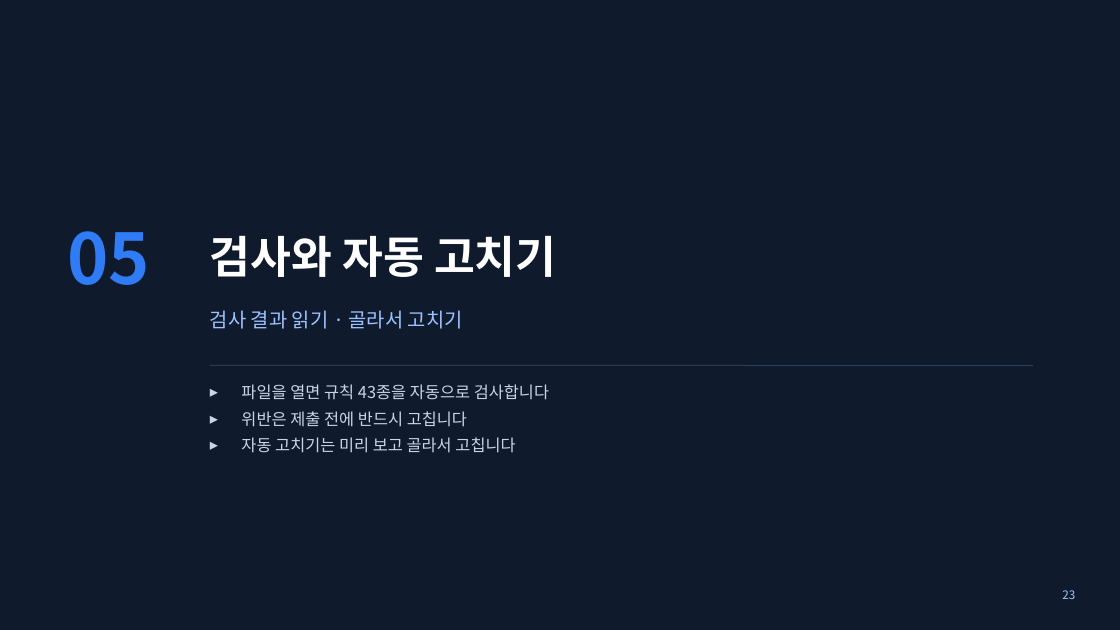
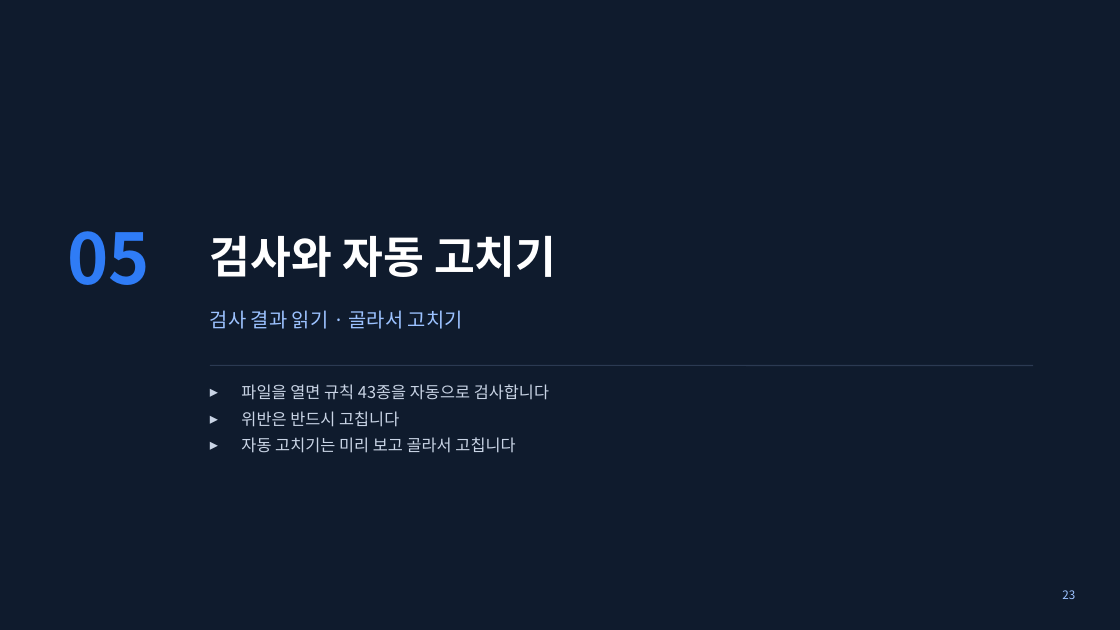
Before and after one commit to waceinc/vexplor-aas, a slide deck: slide 23 of VEXPLOR_AAS_Studio_user_manual.pptx. Drawn at 1120x630 pixels with LibreOffice and Linux fonts; fonts in the diff are those of the drawing. Boxes give left, top, right and bottom in pixels: in the first picture for what was removed or moved away, otherwise in the second. Text is boxed around its words. In the diff, an @@ line names an element or a change of style, - is before the commit and + after.

Commit message:
소개 페이지 · 매뉴얼 — 검사 결과 · 로그인 그림을 지금 화면으로(「제출」 문구 · 띄어쓰기 반영)

```diff
--- a/VEXPLOR_AAS_Studio_user_manual.pptx
+++ b/VEXPLOR_AAS_Studio_user_manual.pptx
@@ text at [241,411,399,427]: text changed @@
-▸ 위반은 제출 전에 반드시 고칩니다
+▸ 위반은 반드시 고칩니다
```
Also in this commit, not shown: 8 other slides changed, 2 other files.
